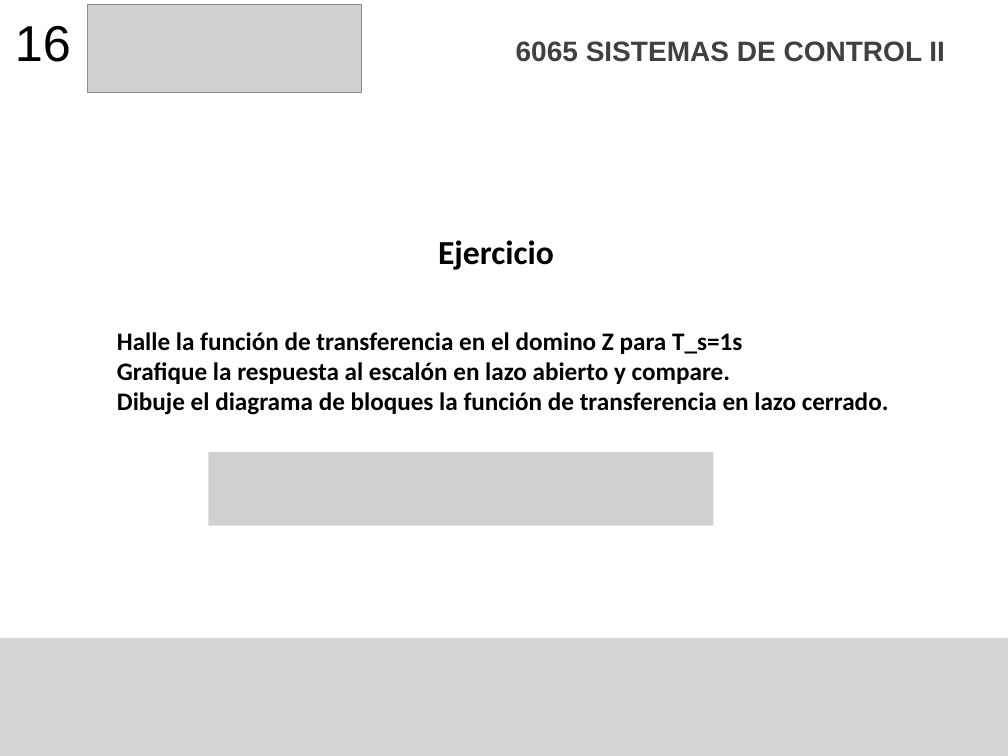
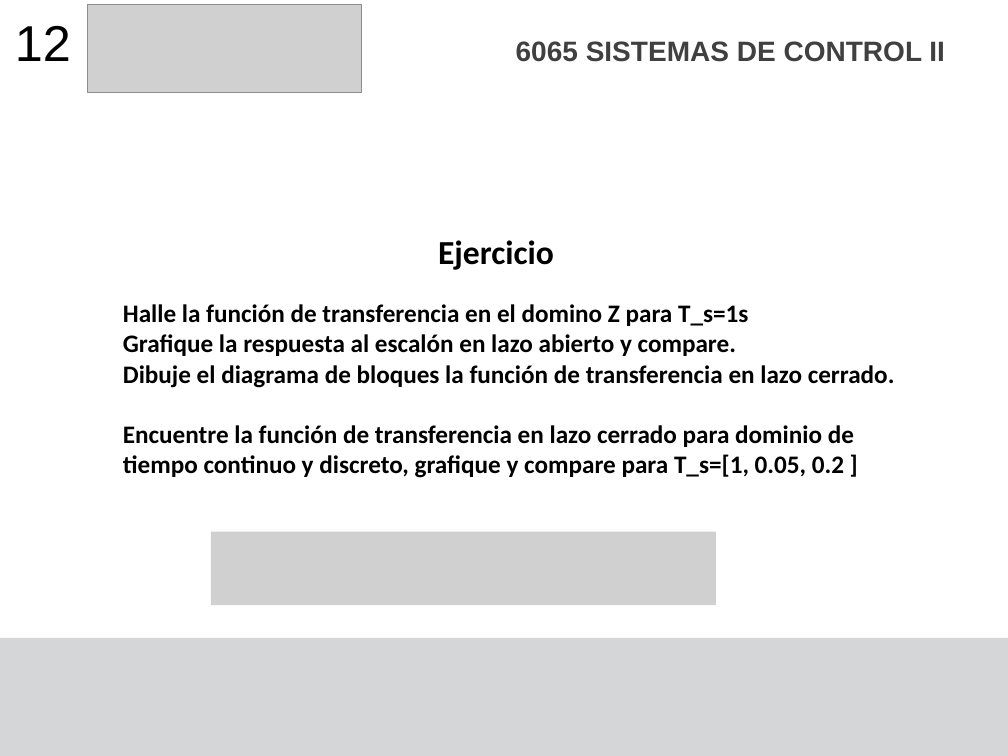
Before and after one commit to F4bian1012/Sistemas-de-Control-II---Ingenier-a-Mecatr-nica, a slide deck: slide 12 of Sesión_4/Sistemas de segundo orden Discretos.pptx. Drawn at 1008x756 pixels with LibreOffice and Linux fonts; fonts in the diff are those of the drawing; grey boxes stand for pictures. Boxes give left, top, right and bottom in pixels: in the first picture for what was removed or moved away, otherwise in the second. Text is boxed around its words. In the diff, an @@ line names an element or a change of style, - is before the commit and + after.

```diff
--- a/Sesión_4/Sistemas de segundo orden Discretos.pptx
+++ b/Sesión_4/Sistemas de segundo orden Discretos.pptx
@@ text at (15,25,71,61): text changed @@
-16
+12
@@ text "Halle la función de transferencia ...": place and size @@
-text "Halle la función de transferencia ..." at (117,332,889,415)
+text "Halle la función de transferencia ..." at (123,304,895,478)
@@ text at (123,425,854,478): paragraph added @@
+Encuentre la función de transferencia en lazo cerrado para dominio de tiempo continuo y discreto, grafique y compare para T_s=[1, 0.05, 0.2 ]
@@ picture removed at (209,453,714,526) @@
@@ picture added at (211,531,716,605) @@
```
Also in this commit, not shown: 4 other slides changed, 9 other files.
